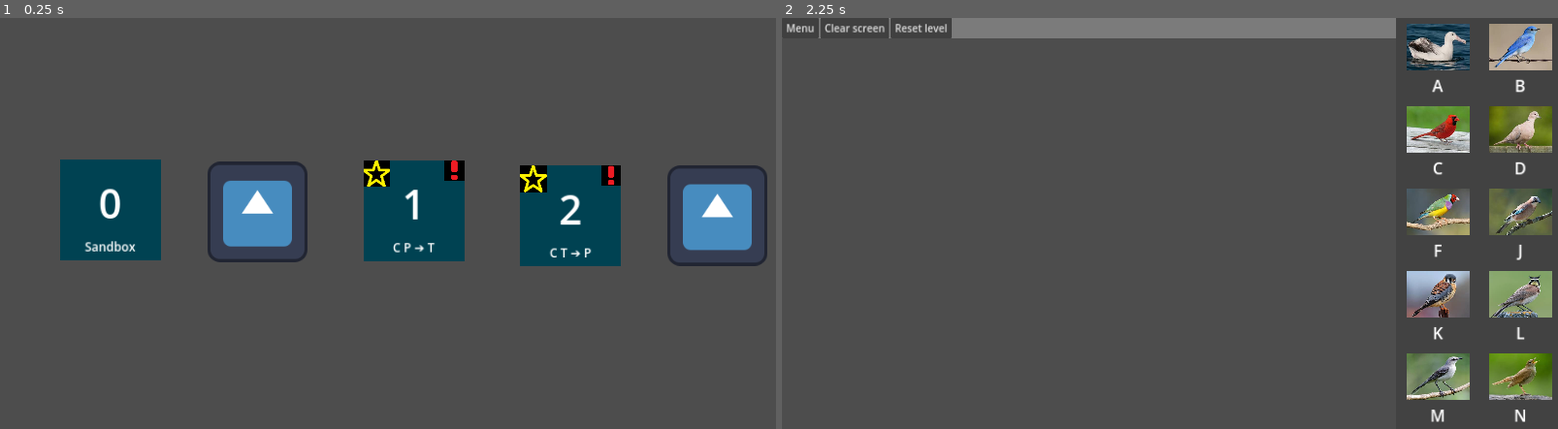
Above: before the commit, frames 1-2 (left to right).
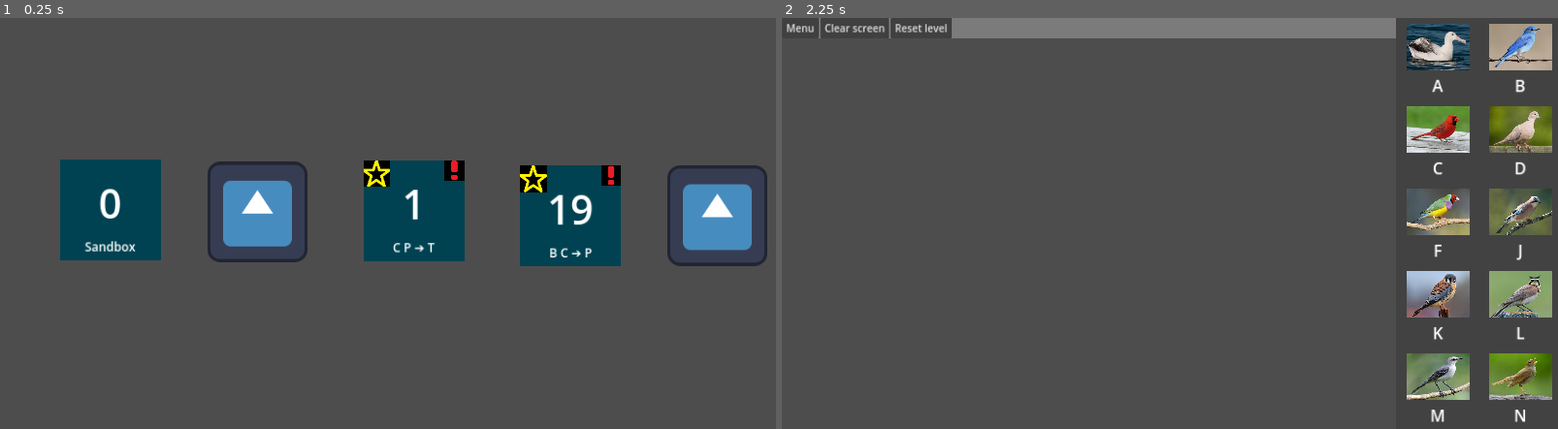
Above: after the commit, the same moments.

Repository: Gustavo-Galle-de-Melo/ToMockAMockingbird
Game: Godot game, scene res://menu.tscn
Two runs of this game, one before a commit and one after it. Both use one fixed random seed, a clock stepped at 60 frames per second and the inputs below. The engine's default icon, where the game draws it, is replaced by a stand-in: a white triangle on a blue panel in a dark square.
Inputs (mouse positions are in pixels of both pictures, inside the frame that each line leads up to):
- Up to frame 1 (0.25 s): no input
- Up to frame 2 (2.25 s): click (890, 211) at 0.52 s; click "Menu" at 1.25 s; click (890, 211) at 2.02 s

The runs differ from the first frame. In frame 1, 0.3% of the frame differs, in the area x 70-77%, y 42-59%; in frame 2, nothing differs.

Commit message:
added lambda abstractions

Diff:
--- a/Birds/Apply.gd
+++ b/Birds/Apply.gd
@@ -10,7 +10,13 @@
 
 
 func _init(left: Bird, right: Bird) -> void:
-	super(false, left.size + right.size, left.depth + 1, left.leftmost_leaf)
+	super(
+		false,
+		left.size + right.size,
+		left.depth + 1,
+		left.leftmost_leaf,
+		left.contains_var or right.contains_var
+	)
 	self.left = left
 	self.right = right
 
@@ -116,6 +122,111 @@
 		return Eval_result.new(new_expr, leftmost_leaf, string_before, string_after)
 
 
+func introduce_fake_var(next_var: int) -> Eval_result:
+	if leftmost_leaf is Simple_bird and contains_var:
+		var new_var: Var = Var.new(next_var)
+		new_var.is_fake = true
+
+		var new_bird: Bird = Lambda.new(next_var, new(self, new_var))
+		return Eval_result.new(
+			new_bird,
+			new_var,
+			string(true),
+			new_bird.string(true)
+		)
+
+	else:
+		var left_result: Eval_result = left.introduce_fake_var(next_var)
+		if left_result.rule:
+			var string_right: String = strings(true)[1]
+
+			var string_left_before: String = left_result.string_before
+			if Settings.full_string and not left.is_leaf:
+				string_left_before = colored_open + string_left_before + colored_close
+
+			var string_left_after: String = left_result.string_after
+			if Settings.full_string and not left_result.new_bird.is_leaf:
+				string_left_after = colored_open + string_left_after + colored_close
+
+			return Eval_result.new(
+				new(left_result.new_bird, right),
+				left_result.rule,
+				string_left_before + " " + string_right,
+				string_left_after + " " + string_right
+			)
+
+		var right_result: Eval_result = right.introduce_fake_var(next_var)
+		if right_result.rule:
+			var string_left: String = strings(true)[0]
+
+			var string_right_before: String = right_result.string_before
+			if not right.is_leaf:
+				string_right_before = colored_open + string_right_before + colored_close
+
+			var string_right_after: String = right_result.string_after
+			if not right_result.new_bird.is_leaf:
+				string_right_after = colored_open + string_right_after + colored_close
+
+			return Eval_result.new(
+				new(left, right_result.new_bird),
+				right_result.rule,
+				string_left + " " + string_right_before,
+				string_left + " " + string_right_after
+			)
+
+		return Eval_result.new(self, null, string(true), string(true))
+
+
+func eliminate_fake_var() -> Eval_result:
+	var left_result: Eval_result = left.eliminate_fake_var()
+
+	if not left_result:
+		return null
+
+	if left_result.rule:
+		var string_right: String = strings(true)[1]
+
+		var string_left_before: String = left_result.string_before
+		if Settings.full_string and not left.is_leaf:
+			string_left_before = colored_open + string_left_before + colored_close
+
+		var string_left_after: String = left_result.string_after
+		if Settings.full_string and not left_result.new_bird.is_leaf:
+			string_left_after = colored_open + string_left_after + colored_close
+
+		return Eval_result.new(
+			new(left_result.new_bird, right),
+			left_result.rule,
+			string_left_before + " " + string_right,
+			string_left_after + " " + string_right
+		)
+
+	var right_result: Eval_result = right.eliminate_fake_var()
+
+	if not right_result:
+		return null
+
+	if right_result.rule:
+		var string_left: String = strings(true)[0]
+
+		var string_right_before: String = right_result.string_before
+		if not right.is_leaf:
+			string_right_before = colored_open + string_right_before + colored_close
+
+		var string_right_after: String = right_result.string_after
+		if not right_result.new_bird.is_leaf:
+			string_right_after = colored_open + string_right_after + colored_close
+
+		return Eval_result.new(
+			new(left, right_result.new_bird),
+			right_result.rule,
+			string_left + " " + string_right_before,
+			string_left + " " + string_right_after
+		)
+
+	return Eval_result.new(self, null, string(true), string(true))
+
+
 func set_vars(values: Array[Bird]) -> Bird:
 	return new(left.set_vars(values), right.set_vars(values))
 
@@ -132,6 +243,10 @@
 	return left_string + " " + right_string
 
 
+func contains_fake_var(var_id: int) -> bool:
+	return left.contains_fake_var(var_id) or right.contains_fake_var(var_id)
+
+
 func simplify(formula: Bird, bird: Simple_bird) -> Bird:
 	if equals(formula):
 		return bird
--- a/Birds/Bird.gd
+++ b/Birds/Bird.gd
@@ -7,17 +7,30 @@
 var size: int
 var depth: int # distance from this node to the leftmost leaf
 var leftmost_leaf: Bird
+var contains_var: bool
 
 
-func _init(is_leaf: bool, size: int, depth: int, leftmost_leaf: Bird) -> void:
+func _init(is_leaf: bool, size: int, depth: int, leftmost_leaf: Bird, contains_var: bool) -> void:
 	self.is_leaf = is_leaf
 	self.size = size
 	self.depth = depth
 	self.leftmost_leaf = leftmost_leaf
+	self.contains_var = contains_var
 
 
 # evaluates the bird
 func eval() -> Eval_result:
+	return null
+
+
+# try to introduce a variable inside some parenthesis
+func introduce_fake_var(next_var: int) -> Eval_result:
+	return null
+
+
+# try to eliminate a fake variable
+# null means impossible, the verification stops immediately
+func eliminate_fake_var() -> Eval_result:
 	return null
 
 
@@ -29,6 +42,11 @@
 # same thing as set_vars(), but returns a color-coded string of the result
 func set_vars_string(values: Array[Bird]) -> String:
 	return ""
+
+
+# searches for a specific fake variable
+func contains_fake_var(var_id: int) -> bool:
+	return false
 
 
 # find every occurrence of `formula` and replace it with `bird`
--- a/Birds/Eval_result.gd
+++ b/Birds/Eval_result.gd
@@ -2,12 +2,12 @@
 class_name Eval_result
 
 var new_bird: Bird
-var rule: Simple_bird
+var rule: Bird
 var string_before: String
 var string_after: String
 
 
-func _init(new_bird: Bird, rule: Simple_bird, string_before: String, string_after: String) -> void:
+func _init(new_bird: Bird, rule: Bird, string_before: String, string_after: String) -> void:
 	self.new_bird = new_bird
 	self.rule = rule
 	self.string_before = string_before
--- /dev/null
+++ b/Birds/Lambda.gd
@@ -0,0 +1,123 @@
+# this class represents lambda abstractions (variable introduction inside parenthesis)
+# this is only used in very rare circumstances
+# example of a situation that needs this:
+	# level: B C -> P
+	# intended solution: P = B C C
+	# another solution: C B (B C C)
+	# if the player finds the intended solution, then the other solution becomes:
+	# C B (B C C) = C B P
+	# verifying this solution would go as follows:
+		# C B P
+		# C B P x
+		# B x P
+		# B x P y
+		# x (P y)
+		# x y
+		# P x y	# correct solution
+	# however, if the player does not find the intended solution first,
+	# then C B (B C C) does not become C B P, so this would be the verification:
+		# C B (B C C)
+		# C B (B C C) x
+		# B x (B C C)
+		# B x (B C C) y
+		# x (B C C y)
+		# x (C (C y))	# unknown bird
+	# the evaluation halts, since both verifications halted differently,
+	# this is equivalent to saying that they are different birds
+	# this would mean that verifying the solution changes the bird, which is bad
+	# this class solves this by introducing fake variables:
+		# x (C (C y) 'z')		# 'z' introduction
+		# x (C (C y) 'z' 'w')	# 'w' introduction
+		# x (C y 'w' 'z')
+		# x (y 'z' 'w')
+		# x (y 'z')				# 'w' elimination
+		# x y					# 'z' elimination
+		# P x y	# correct solution
+class_name Lambda
+extends Bird
+
+var var_id: int
+var bird: Bird
+
+
+
+func _init(var_id: int, bird: Bird) -> void:
+	super(bird.is_leaf, bird.size, bird.depth, bird.leftmost_leaf, bird.contains_var)
+	self.var_id = var_id
+	self.bird = bird
+
+
+func eval() -> Eval_result:
+	var result: Eval_result = bird.eval()
+	return Eval_result.new(
+		new(var_id, result.new_bird),
+		result.rule,
+		result.string_before,
+		result.string_after
+	)
+
+
+func introduce_fake_var(next_var: int) -> Eval_result:
+	var result = bird.introduce_fake_var(next_var)
+	return Eval_result.new(
+		new(var_id, result.new_bird),
+		result.rule,
+		result.string_before,
+		result.string_after
+	)
+
+
+func eliminate_fake_var() -> Eval_result:
+	if bird is Lambda:
+		var result: Eval_result = bird.eliminate_fake_var()
+
+		if not result:
+			return null
+
+		if result.rule:
+			return Eval_result.new(
+				new(var_id, result.new_bird),
+				result.rule,
+				result.string_before,
+				result.string_after
+			)
+
+	if not bird is Apply:
+		return null
+
+	var fake_var: Var = bird.right as Var
+
+	if not fake_var or not fake_var.is_fake or fake_var.id != var_id:
+		return null
+
+	if bird.left.contains_fake_var(var_id):
+		return null
+
+	return Eval_result.new(bird.left, fake_var, string(true), bird.left.string(true))
+
+func set_vars(values: Array[Bird]) -> Bird:
+	return new(var_id, bird.set_vars(values))
+
+
+func set_vars_string(values: Array[Bird]) -> String:
+	return bird.set_vars_string(values)
+
+
+func contains_fake_var(var_id: int) -> bool:
+	return bird.contains_fake_var(var_id)
+
+
+func simplify(formula: Bird, bird: Simple_bird) -> Bird:
+	return new(var_id, bird.simplify(formula, bird))
+
+
+func equals(bird: Bird) -> bool:
+	return bird is Lambda and bird.var_id == var_id and bird.bird == bird
+
+
+func string(color: bool) -> String:
+	return bird.string(color)
+
+
+func rule_string() -> String:
+	return bird.rule_string()
--- a/Birds/Simple_bird.gd
+++ b/Birds/Simple_bird.gd
@@ -10,7 +10,7 @@
 
 
 func _init(full_name: String, symbol: String, args: int, formula: Bird) -> void:
-	super(true, 1, 0, self)
+	super(true, 1, 0, self, false)
 	self.full_name = full_name
 	self.symbol = symbol
 	self.args = args
@@ -21,12 +21,24 @@
 	return Eval_result.new(self, null, string(true), string(true))
 
 
+func introduce_fake_var(next_var: int) -> Eval_result:
+	return Eval_result.new(self, null, string(true), string(true))
+
+
+func eliminate_fake_var() -> Eval_result:
+	return Eval_result.new(self, null, string(true), string(true))
+
+
 func set_vars(values: Array[Bird]) -> Bird:
 	return self
 
 
 func set_vars_string(values: Array[Bird]) -> String:
 	return string(true)
+
+
+func contains_fake_var(var_id: int) -> bool:
+	return false
 
 
 func simplify(formula: Bird, bird: Simple_bird) -> Bird:
--- a/Birds/Var.gd
+++ b/Birds/Var.gd
@@ -5,13 +5,25 @@
 # 0 = x, 1 = y, 2 = z, ...
 var id: int
 
+# variables that are introduced inside parenthesis
+# they must not be present in the final expression
+var is_fake: bool = false
+
 
 func _init(id: int) -> void:
-	super(true, 0, 0, self)
+	super(true, 0, 0, self, true)
 	self.id = id
 
 
 func eval() -> Eval_result:
+	return Eval_result.new(self, null, string(true), string(true))
+
+
+func introduce_fake_var(next_var: int) -> Eval_result:
+	return Eval_result.new(self, null, string(true), string(true))
+
+
+func eliminate_fake_var() -> Eval_result:
 	return Eval_result.new(self, null, string(true), string(true))
 
 
@@ -27,12 +39,16 @@
 	return "[color=%s]" % color + string + "[/color]"
 
 
+func contains_fake_var(var_id: int) -> bool:
+	return is_fake and id == var_id
+
+
 func simplify(formula: Bird, bird: Simple_bird) -> Bird:
 	return self
 
 
 func equals(bird: Bird) -> bool:
-	return bird is Var and bird.id == id
+	return bird is Var and bird.id == id and bird.is_fake == is_fake
 
 
 func string(color: bool) -> String:
@@ -45,10 +61,13 @@
 		# these variables will only be visually the same, internally they are still different
 		letter = "?"
 
-	if color:
+	if not color:
+		return letter
+	elif is_fake:
+		var hint: String = "This bird is imaginary, it must not be present in the final result"
+		return "[color=darkred][hint=%s]" % hint + letter + "[/hint][/color]"
+	else:
 		return "[color=blanched_almond]" + letter + "[/color]"
-	else:
-		return letter
 
 
 func rule_string() -> String:
--- a/Level/Analyzer.gd
+++ b/Level/Analyzer.gd
@@ -7,6 +7,7 @@
 var current_bird: Bird
 var final_bird: Simple_bird
 var next_var: int
+var total_true_vars: int
 var history: Array[Array] # array of [bird, next_var]: [Bird, int]
 var halted: bool
 var waiting: bool # waiting to show the next step
@@ -20,6 +21,7 @@
 	current_bird = bird
 	final_bird = null
 	next_var = 0
+	total_true_vars = 0
 	history = []
 	halted = false
 	wait()
@@ -69,27 +71,60 @@
 		$Rule.text = eval.rule.rule_string()
 		history.append([current_bird, next_var])
 		current_bird = eval.new_bird
+		return
 
 	elif current_bird.leftmost_leaf is Var:
 		# bird halted
-		final_bird = Bird_list.get_bird_from_expression(current_bird, next_var)
+
+		# try to introduce fake variables
+		var introduction: Eval_result = current_bird.introduce_fake_var(next_var)
+
+		if introduction.rule:
+			$Before.text = introduction.string_before
+			$After.text = introduction.string_after
+			$Rule.text = "[hint=This variable must be eliminated later]More birds*[/hint]"
+			history.append([current_bird, next_var])
+			current_bird = introduction.new_bird
+			next_var += 1
+			return
+
+		# try to eliminate fake variables
+		var elimination: Eval_result = current_bird.eliminate_fake_var()
+		if not elimination:
+			$Before.text = current_bird.string(true)
+			$After.text = current_bird.string(true)
+			$Rule.text = "[hint=Imaginary bird could not be removed]Invalid bird[/hint]"
+			history.append([current_bird, next_var])
+			current_bird = elimination.new_bird
+			return
+		elif elimination.rule:
+			$Before.text = elimination.string_before
+			$After.text = elimination.string_after
+			$Rule.text = "Imaginary bird eliminated"
+			history.append([current_bird, next_var])
+			current_bird = elimination.new_bird
+			return
+
+		final_bird = Bird_list.get_bird_from_expression(current_bird, total_true_vars)
 		history.append([current_bird, next_var])
 		halted = true
 
 		if final_bird and Player_data.get_instance().is_known(final_bird):
 			# backward evaluation
 			var expr: Bird = final_bird
-			for i in next_var:
+			for i in total_true_vars:
 				expr = Apply.new(expr, Var.new(i))
 			var backward_eval: Eval_result = expr.eval()
 			$Before.text = backward_eval.string_after
 			$After.text = backward_eval.string_before
 			$Rule.text = "This is a " + final_bird.full_name + "!"
 			found_bird()
+			return
 		else:
 			$Before.text = current_bird.string(true)
 			$After.text = current_bird.string(true)
 			$Rule.text = "Unknown bird"
+			return
 
 	else:
 		# more arguments are needed
@@ -103,6 +138,8 @@
 		history.append([current_bird, next_var])
 		current_bird = Apply.new(current_bird, new_var)
 		next_var += 1
+		total_true_vars = next_var
+		return
 
 
 func _on_skip_pressed() -> void:
--- a/Level_loader.gd
+++ b/Level_loader.gd
@@ -27,7 +27,7 @@
 	[4, "M=KW", 3],		# M = W P {P = W K}
 	[4, "A=KW", 3],		# A = K P {P = W K}
 	# new: B
-	[5, "P=BC", 3],		# P = B C C
+	[1, "P=BC", 3],		# P = B C C # TODO
 	[5, "P=BR", 7],		# P = B C C {C = R R R}
 	[5, "P=BKM", 3],	# P = B M K
 	[5, "R=BT", 3],		# R = B B T
--- a/menu.tscn
+++ b/menu.tscn
@@ -62,7 +62,7 @@
 offset_top = 365.0
 offset_right = -383.0
 offset_bottom = -402.0
-number = 2
+number = 19
 
 [node name="TutorialR" type="Sprite2D" parent="."]
 position = Vector2(1775, 489)
